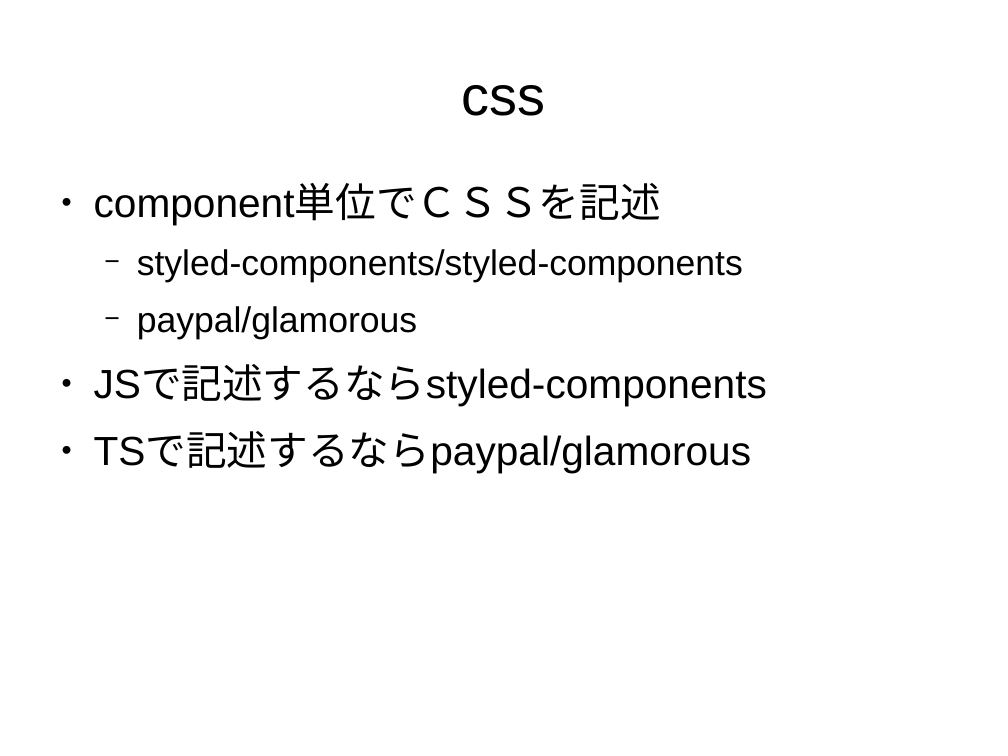
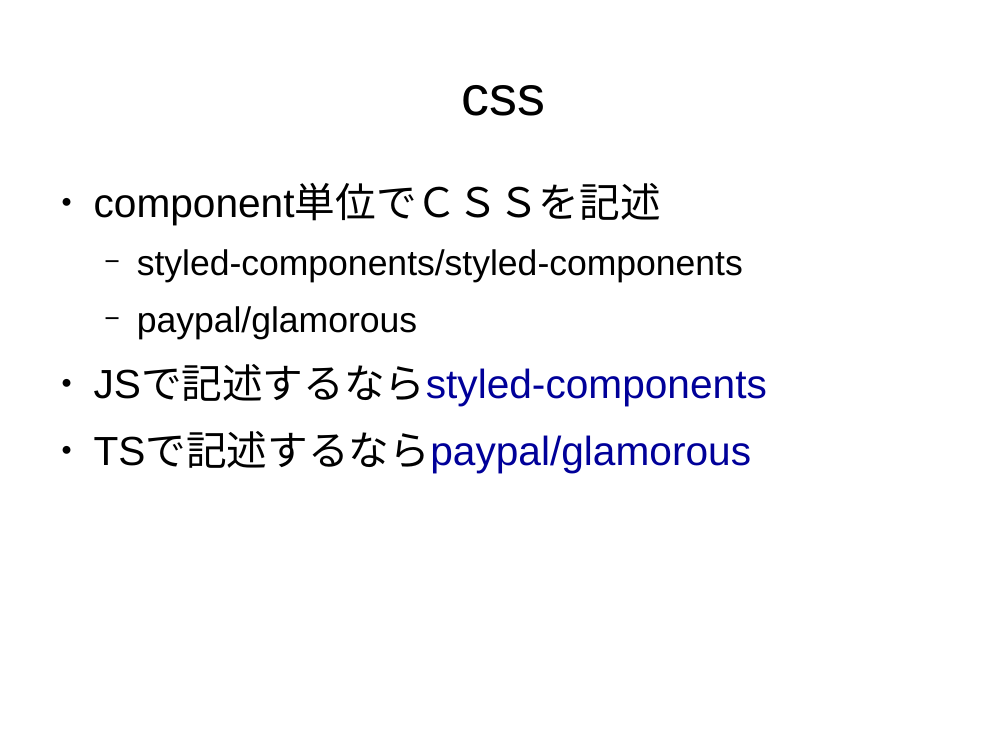
Before and after one commit to sallop/til, a slide deck: slide 7 of reduxwithts.odp. Drawn at 1008x756 pixels with LibreOffice and Linux fonts; fonts in the diff are those of the drawing. Boxes give left, top, right and bottom in pixels: in the first picture for what was removed or moved away, otherwise in the second. Text is boxed around its words. In the diff, an @@ line names an element or a change of style, - is before the commit and + after.

```diff
--- a/reduxwithts.odp
+++ b/reduxwithts.odp
@@ text at (x1=94, y1=366, x2=767, y2=473): text colour #000000 to #000099 in "JSで記述するならstyled-components", "TSで記述するならpaypal/glamorous" @@
```
Also in this commit, not shown: 4 other slides changed, 3 slides added, 1 slide removed.
